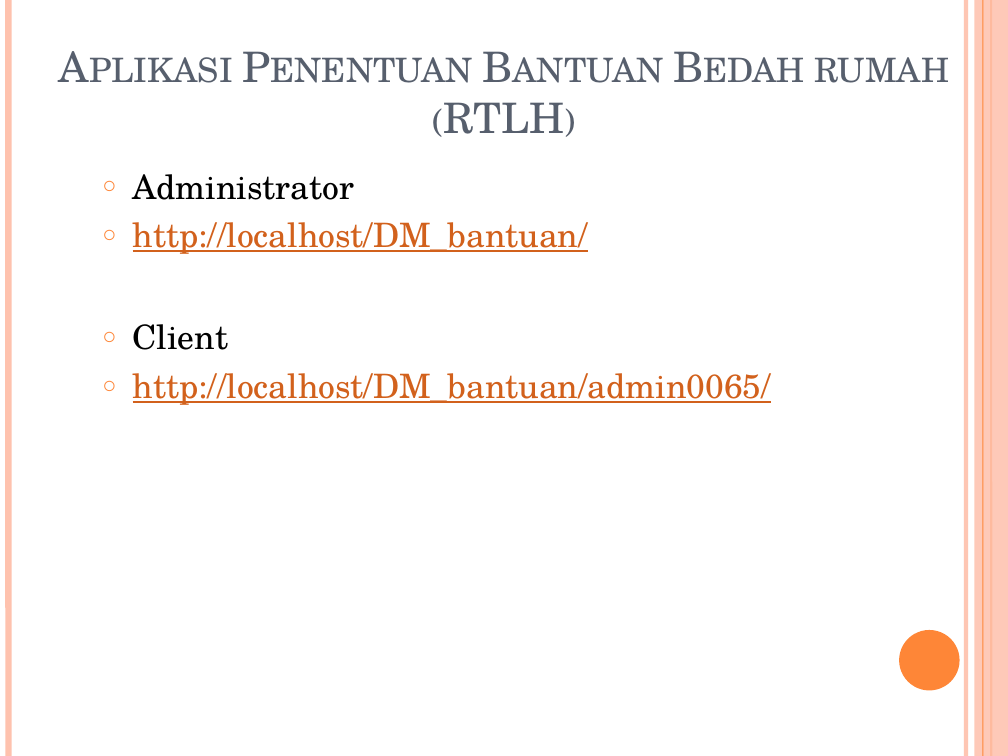
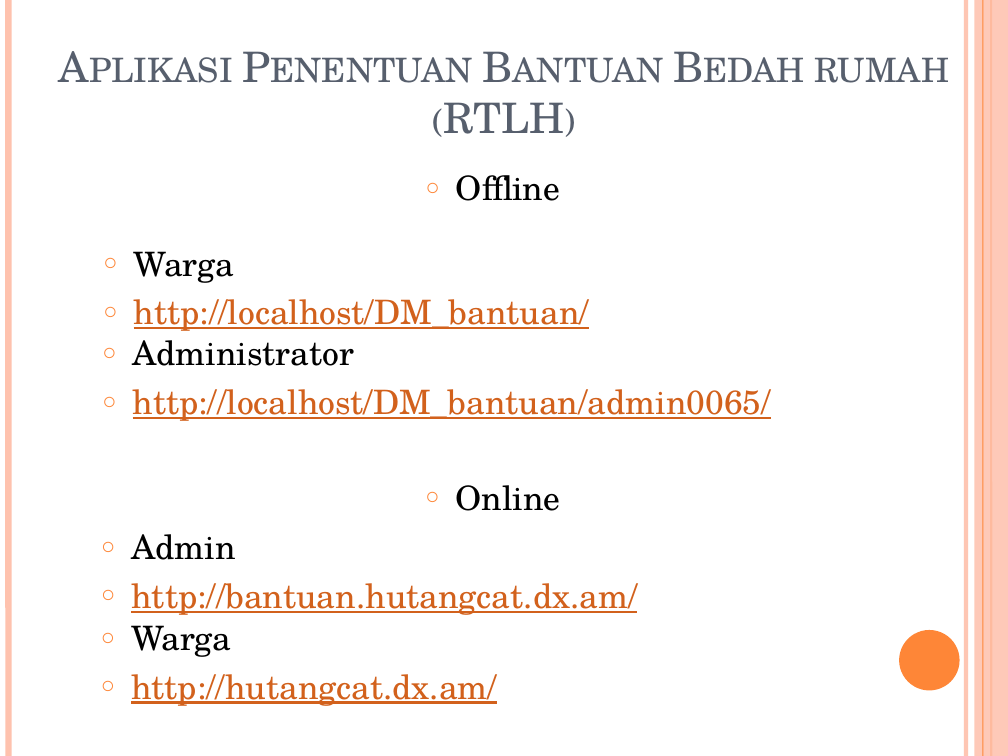
Before and after one commit to Shoichiinaba/Laporan-TA-Full, a slide deck: slide 25 of Presentation TA.pptx. Drawn at 1008x756 pixels with LibreOffice and Linux fonts; fonts in the diff are those of the drawing; background and template pictures are left out. Boxes give left, top, right and bottom in pixels: in the first picture for what was removed or moved away, otherwise in the second. Text is boxed around its words. In the diff, an @@ line names an element or a change of style, - is before the commit and + after.

```diff
--- a/Presentation TA.pptx
+++ b/Presentation TA.pptx
@@ text added at bbox=[456, 175, 560, 201], 24 pt, text #000000 @@
+○ Offline
@@ text added at bbox=[134, 251, 589, 331], 24 pt, text #D2611C, underline @@
+○ Warga
+○ http://localhost/DM_bantuan/
@@ text "Administrator": place and size @@
-text "Administrator" at bbox=[133, 324, 771, 405]
+text "Administrator" at bbox=[133, 340, 771, 421]
@@ text at bbox=[133, 340, 355, 366]: text changed @@
-○ Client
+○ Administrator
@@ text added at bbox=[456, 485, 561, 511], 24 pt, text #000000 @@
+○ Online
@@ text at bbox=[131, 534, 637, 615]: text changed @@
-○ Administrator
-○ http://localhost/DM_bantuan/
+○ Admin
+○ http://bantuan.hutangcat.dx.am/
@@ text added at bbox=[131, 625, 497, 706], 24 pt, text #D2611C, underline @@
+○ Warga
+○ http://hutangcat.dx.am/
```
Also in this commit, not shown: 1 other slide changed, 1 other file.
